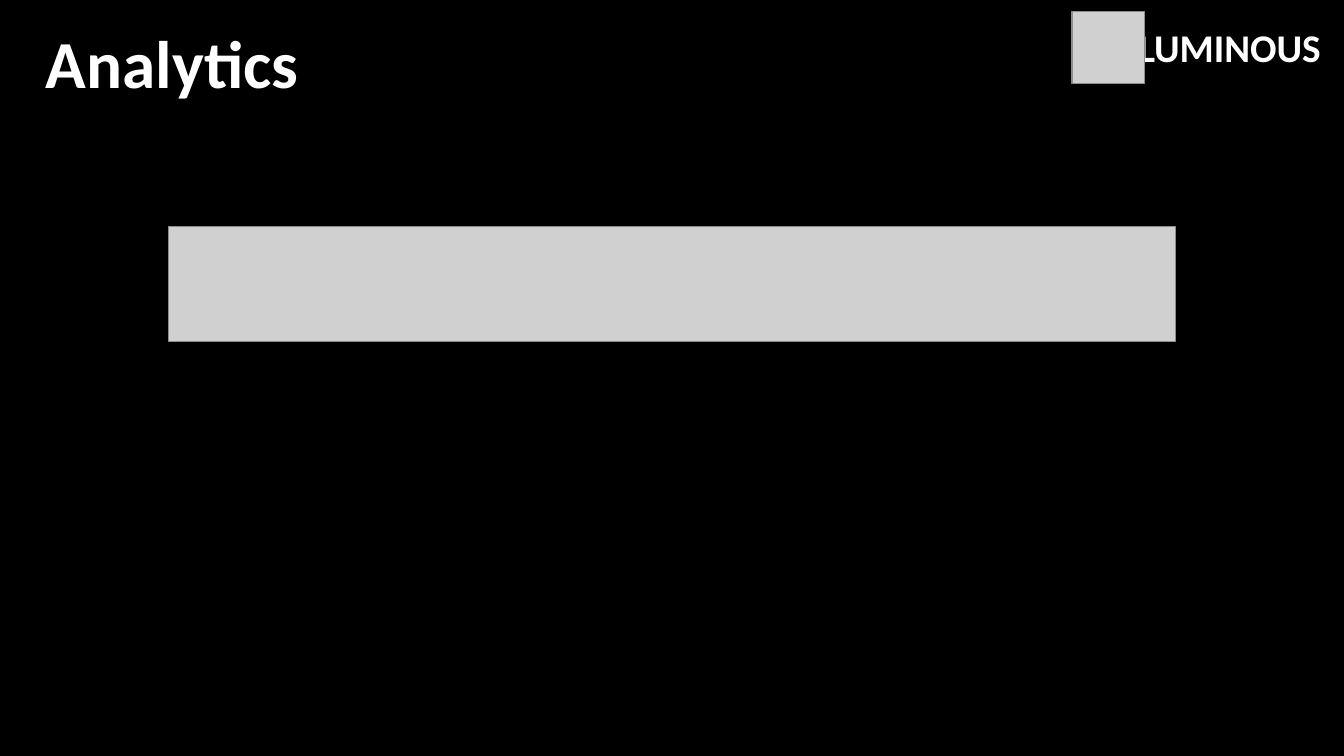
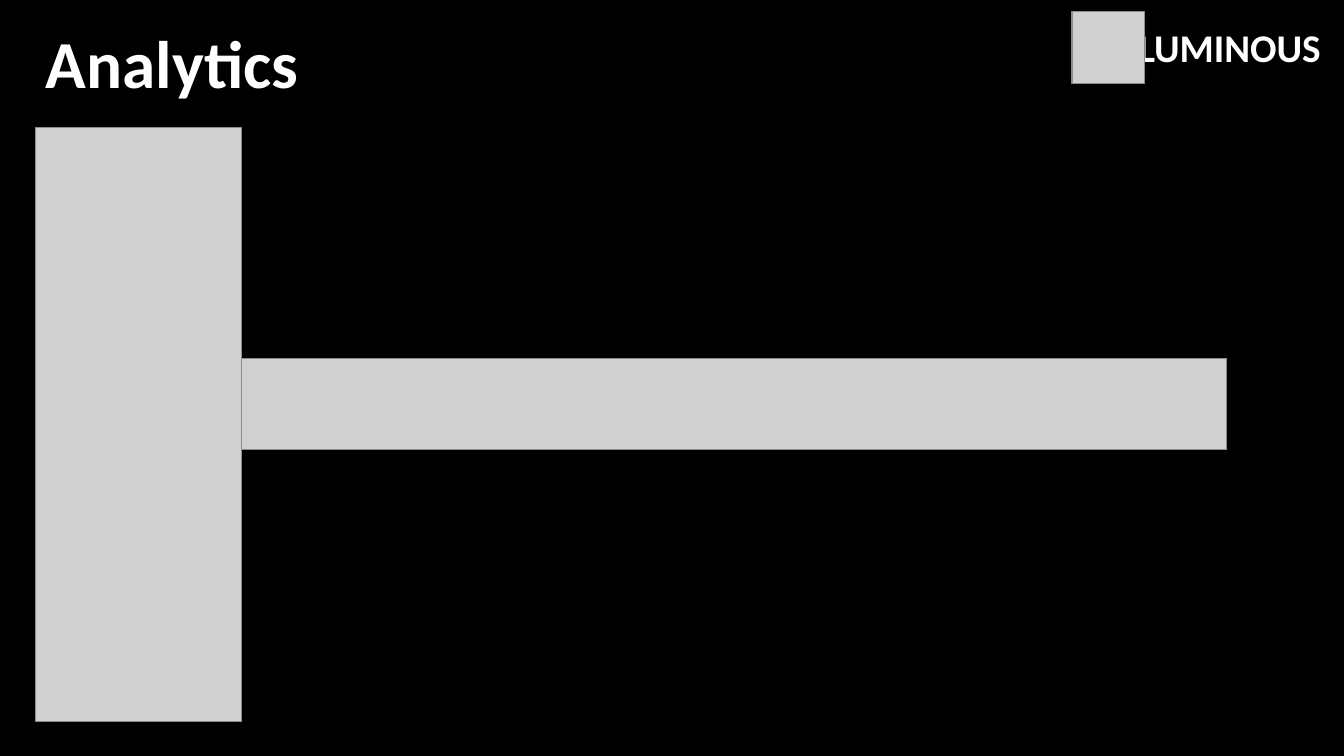
Before and after one commit to felipepereiradasilva1/Projeto-Luminous-v2, a slide deck: slide 13 of documentação/ApresentaçãoLuminous.pptx. Drawn at 1344x756 pixels with LibreOffice and Linux fonts; fonts in the diff are those of the drawing; grey boxes stand for pictures. Boxes give left, top, right and bottom in pixels: in the first picture for what was removed or moved away, otherwise in the second. Text is boxed around its words. In the diff, an @@ line names an element or a change of style, - is before the commit and + after.

Commit message:
ppt

```diff
--- a/documentação/ApresentaçãoLuminous.pptx
+++ b/documentação/ApresentaçãoLuminous.pptx
@@ picture added at [36, 128, 242, 722] @@
@@ picture removed at [168, 226, 1176, 341] @@
@@ picture added at [242, 359, 1227, 451] @@
```
Also in this commit, not shown: 1 other slide changed, 1 other file.
